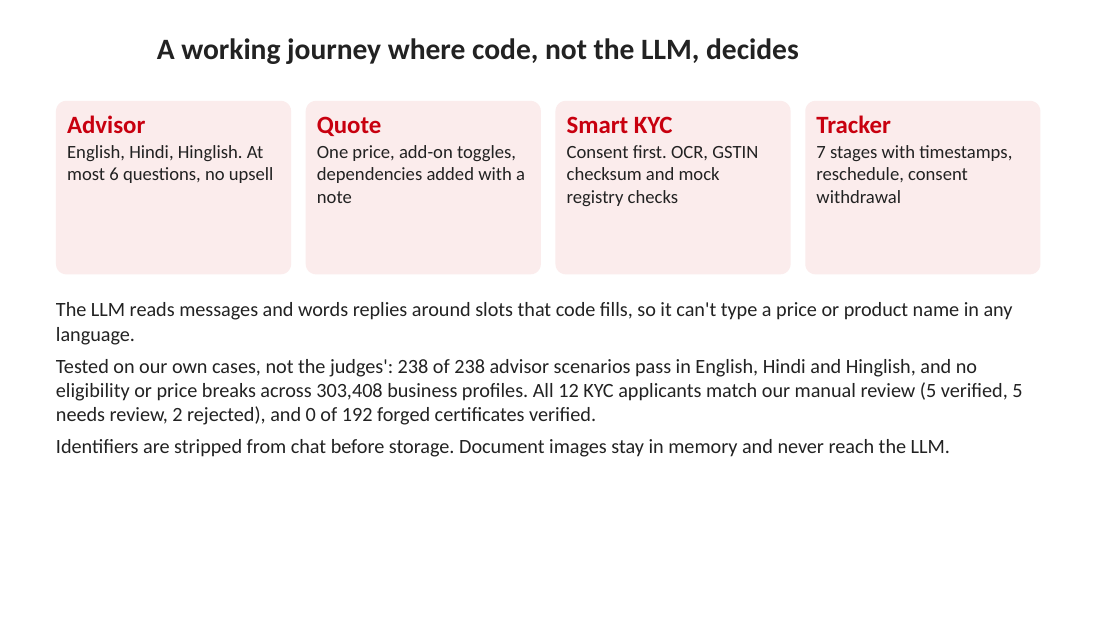
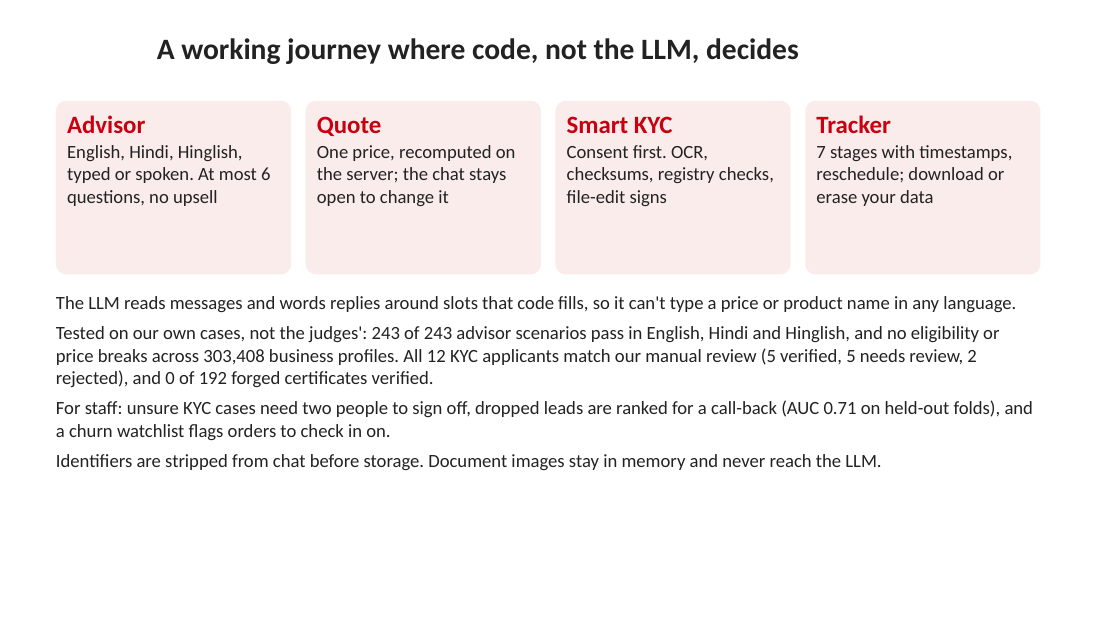
Before and after one commit to adityamalik24/udyam-digital, a slide deck: slide 6 of docs/Udyam_Digital_Business_Case.pptx. Drawn at 1120x630 pixels with LibreOffice and Linux fonts; fonts in the diff are those of the drawing; background and template pictures are left out. Boxes give left, top, right and bottom in pixels: in the first picture for what was removed or moved away, otherwise in the second. Text is boxed around its words. In the diff, an @@ line names an element or a change of style, - is before the commit and + after.

```diff
--- a/docs/Udyam_Digital_Business_Case.pptx
+++ b/docs/Udyam_Digital_Business_Case.pptx
@@ text at <box>67,145,270,206</box>: text changed @@
-English, Hindi, Hinglish. At most 6 questions, no upsell
+English, Hindi, Hinglish, typed or spoken. At most 6 questions, no upsell
@@ text at <box>317,145,516,206</box>: text changed @@
-One price, add-on toggles, dependencies added with a note
+One price, recomputed on the server; the chat stays open to change it
@@ text at <box>567,145,774,206</box>: text changed @@
-Consent first. OCR, GSTIN checksum and mock registry checks
+Consent first. OCR, checksums, registry checks, file-edit signs
@@ text at <box>816,145,1012,206</box>: text changed @@
-7 stages with timestamps, reschedule, consent withdrawal
+7 stages with timestamps, reschedule; download or erase your data
@@ text at <box>56,296,1016,470</box>: size 13 to 12 pt in "The LLM reads messages and words replies ...", "Identifiers are stripped from chat before storage. ..." @@
@@ text at <box>56,326,1034,440</box>: text changed; size 13 to 12 pt @@
-Tested on our own cases, not the judges': 238 of 238 advisor scenarios pass in English, Hindi and Hinglish, and no eligibility or price breaks across 303,408 business profiles. All 12 KYC applicants match our manual review (5 verified, 5 needs review, 2 rejected), and 0 of 192 forged certificates verified.
+Tested on our own cases, not the judges': 243 of 243 advisor scenarios pass in English, Hindi and Hinglish, and no eligibility or price breaks across 303,408 business profiles. All 12 KYC applicants match our manual review (5 verified, 5 needs review, 2 rejected), and 0 of 192 forged certificates verified.
+For staff: unsure KYC cases need two people to sign off, dropped leads are ranked for a call-back (AUC 0.71 on held-out folds), and a churn watchlist flags orders to check in on.
```
Also in this commit, not shown: 22 other files.
